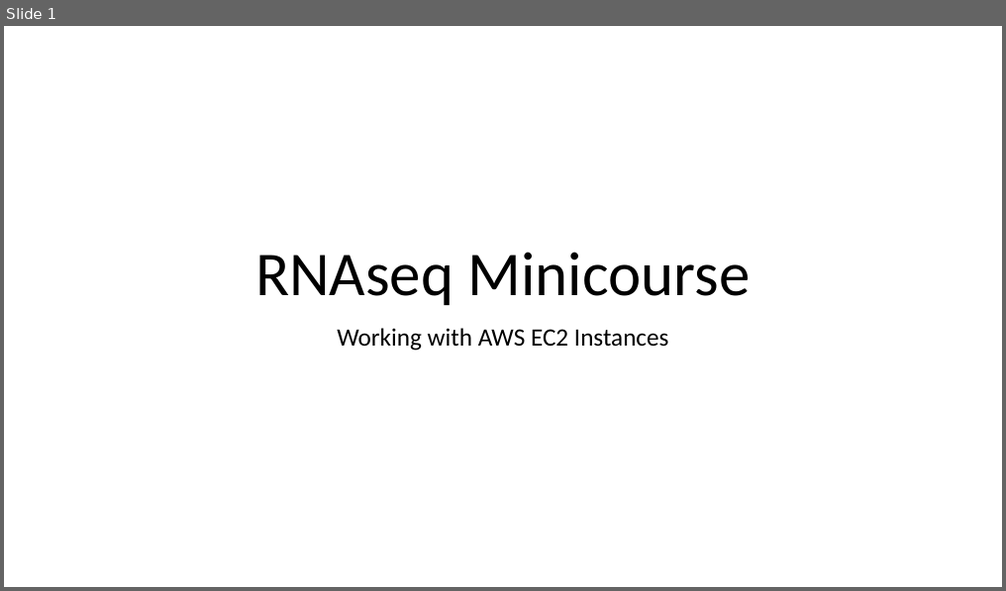
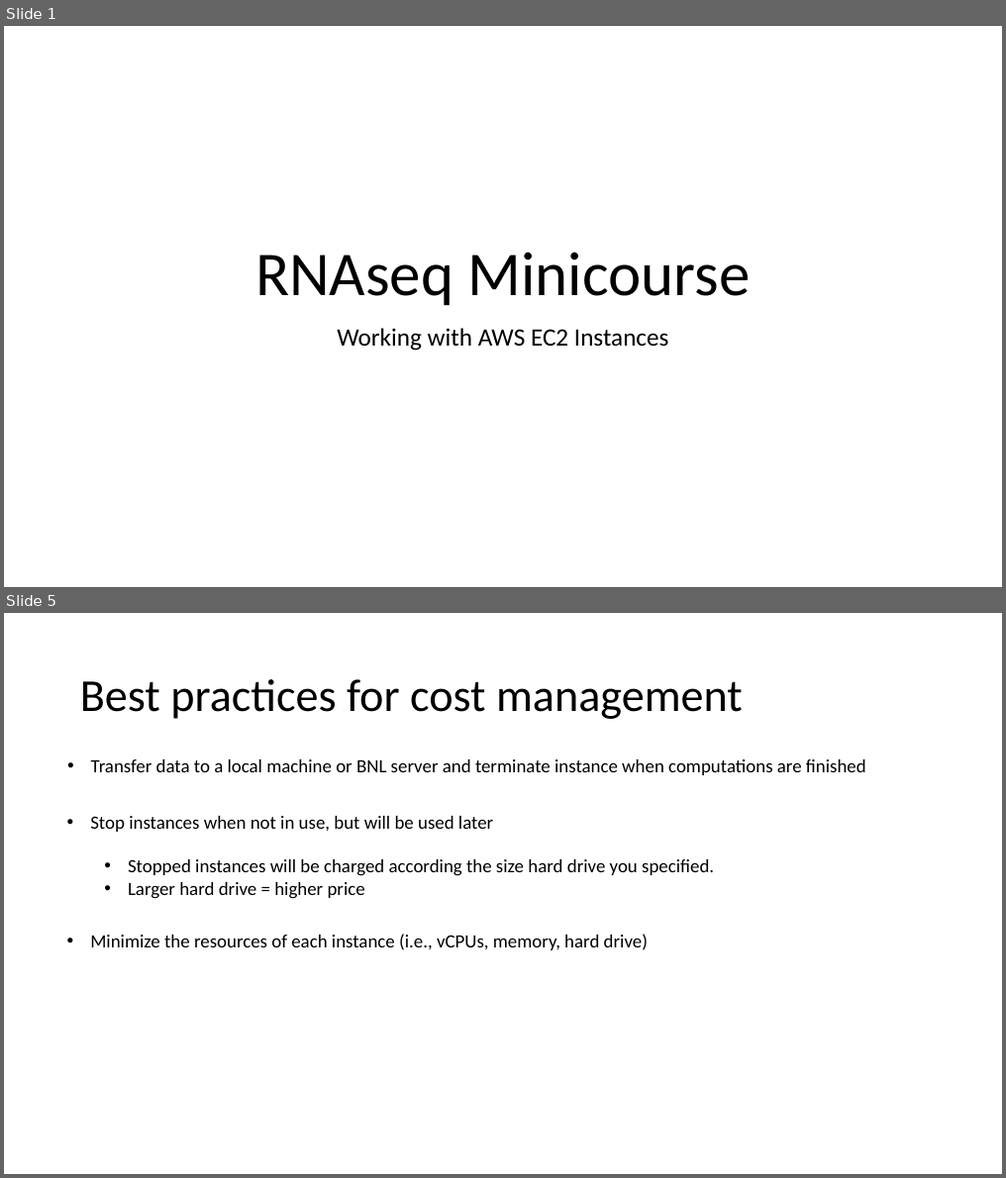
Before and after one commit to tpaape/RNAseq_Miniworkshop, a slide deck: Presentations/Working with AWS EC2 Instances.pptx. Shown one above the other, each under a label of ours: slide 1 before the commit, slides 1 and 5 after it; the slides between them are not shown. The pictures are 1006x591 and 1006x1178 pixels, drawn with LibreOffice and Linux fonts; fonts in the diff are those of the drawing. Boxes give left, top, right and bottom in pixels: in the first picture for what was removed or moved away, otherwise in the second. Text is boxed around its words. In the diff, an @@ line names an element or a change of style, - is before the commit and + after.

```diff
--- a/Presentations/Working with AWS EC2 Instances.pptx
+++ b/Presentations/Working with AWS EC2 Instances.pptx
@@ slide 5 added at <box>4,613,1002,1174</box>, background #FFFFFF @@
@@ title added at <box>80,679,743,719</box>, 44 pt, text #000000 @@
+Best practices for cost management
@@ text added at <box>91,760,866,775</box>, 18 pt, text #000000 @@
+• Transfer data to a local machine or BNL server and terminate instance when computations are finished
@@ text added at <box>90,816,493,832</box>, 18 pt, text #000000 @@
+• Stop instances when not in use, but will be used later
@@ text added at <box>128,860,714,899</box>, 18 pt, text #000000 @@
+• Stopped instances will be charged according the size hard drive you specified.
+• Larger hard drive = higher price
@@ text added at <box>90,934,648,951</box>, 18 pt, text #000000 @@
+• Minimize the resources of each instance (i.e., vCPUs, memory, hard drive)
```
Also in this commit, not shown: 3 other slides added, 1 slide removed, 6 other files.
